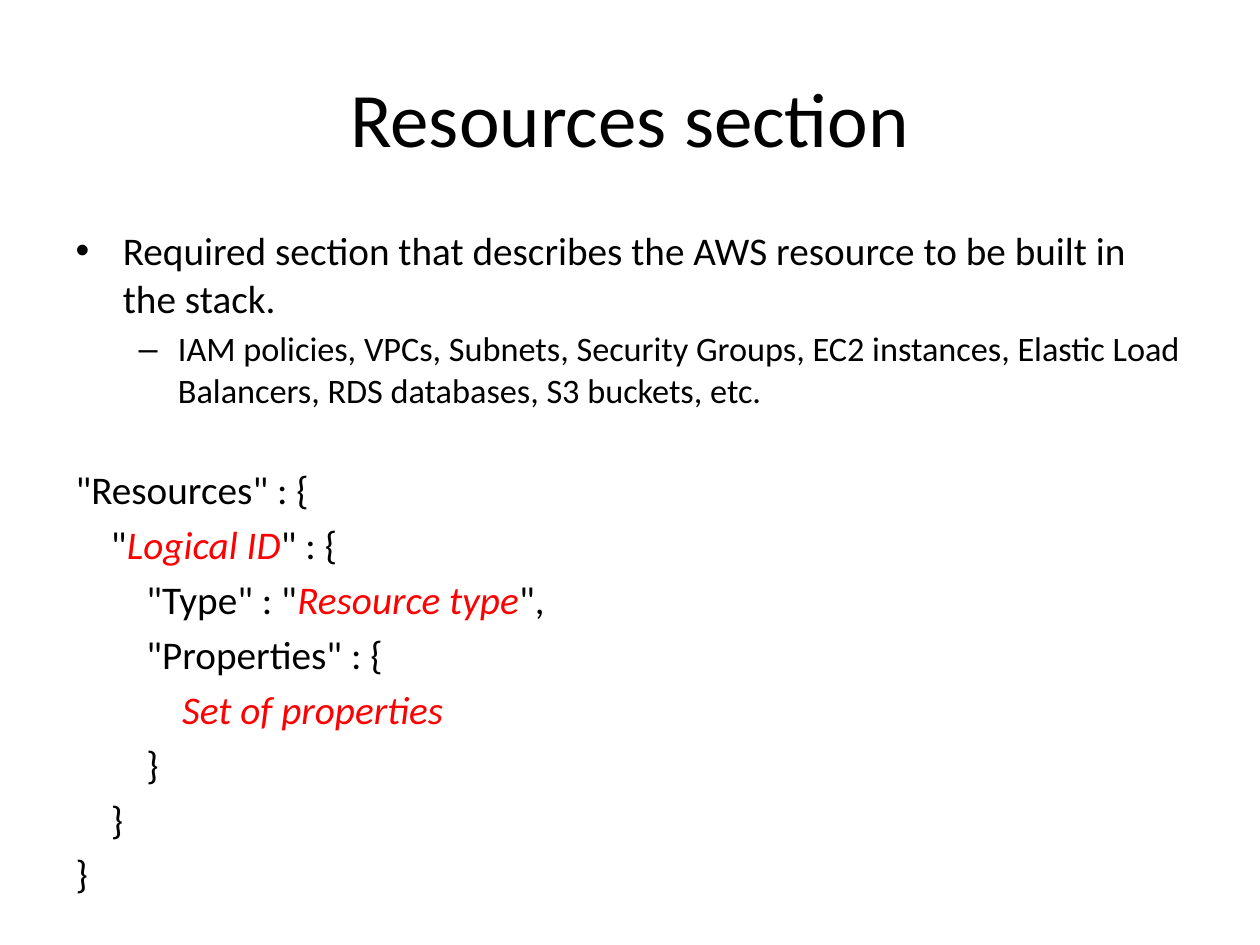
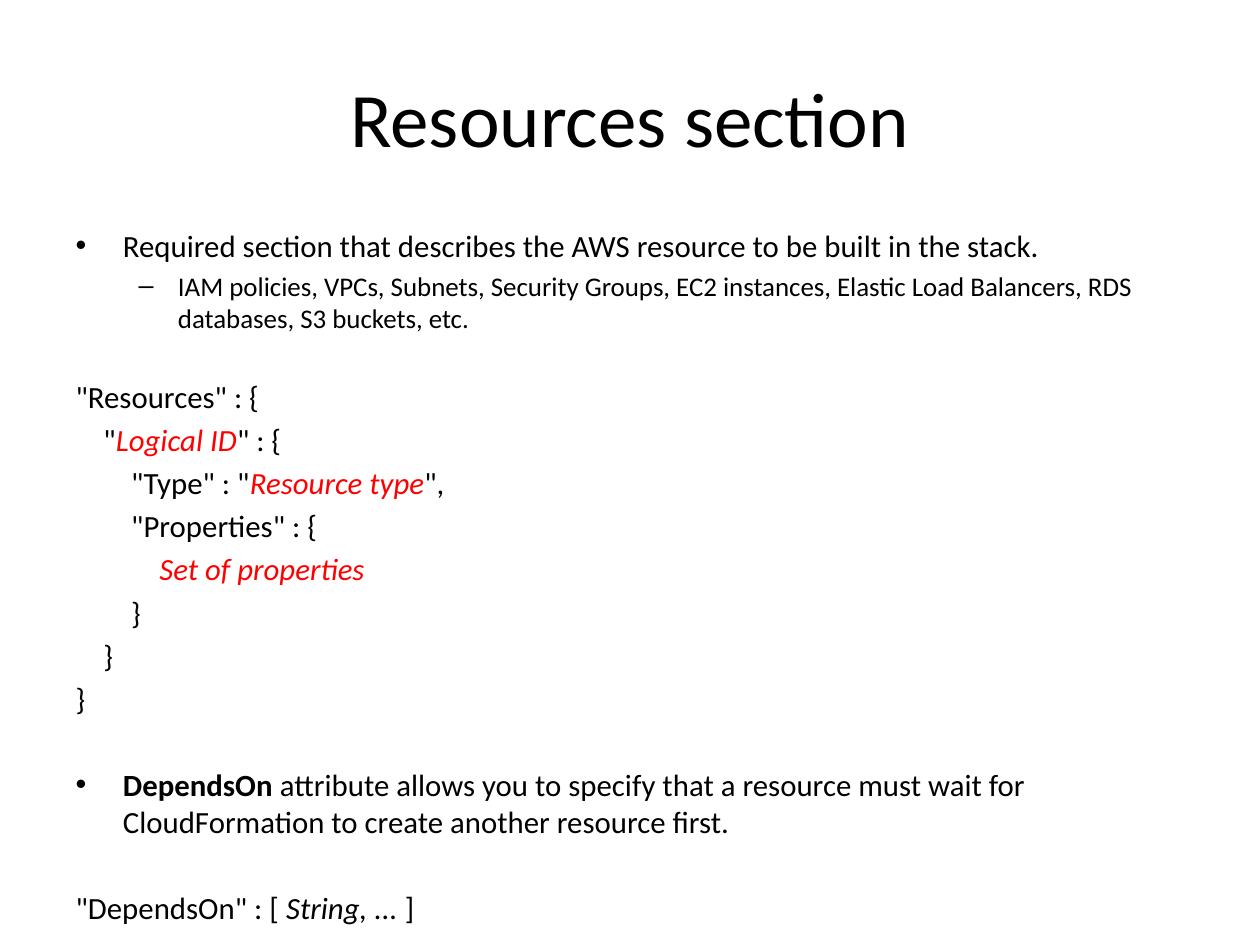
Before and after one commit to jasondbaker/infrastructure-class, a slide deck: slide 22 of infrastructure-week-9.pptx. Drawn at 1260x945 pixels with LibreOffice and Linux fonts; fonts in the diff are those of the drawing. Boxes give left, top, right and bottom in pixels: in the first picture for what was removed or moved away, otherwise in the second. Text is boxed around its words. In the diff, an @@ line names an element or a change of style, - is before the commit and + after.

Commit message:
update cloudstack lecture and add cloudstack assignment

```diff
--- a/infrastructure-week-9.pptx
+++ b/infrastructure-week-9.pptx
@@ text at <box>76,235,1132,585</box>: size 22.4 to 17.6 pt in "Required section that describes the AWS resource ...", ""Resources" : {", ""Logical ID" : {", ""Type" : "Resource type"," and 5 more places; size 19.6 to 15.4 pt in "IAM policies, VPCs, Subnets, Security Groups, EC2 ..." @@
@@ text at <box>123,774,1025,834</box>: paragraphs added @@
+• DependsOn attribute allows you to specify that a resource must wait for CloudFormation to create another resource first.
+"DependsOn" : [ String, ... ]
```
Also in this commit, not shown: 3 other slides changed, 2 slides added, 2 other files.
